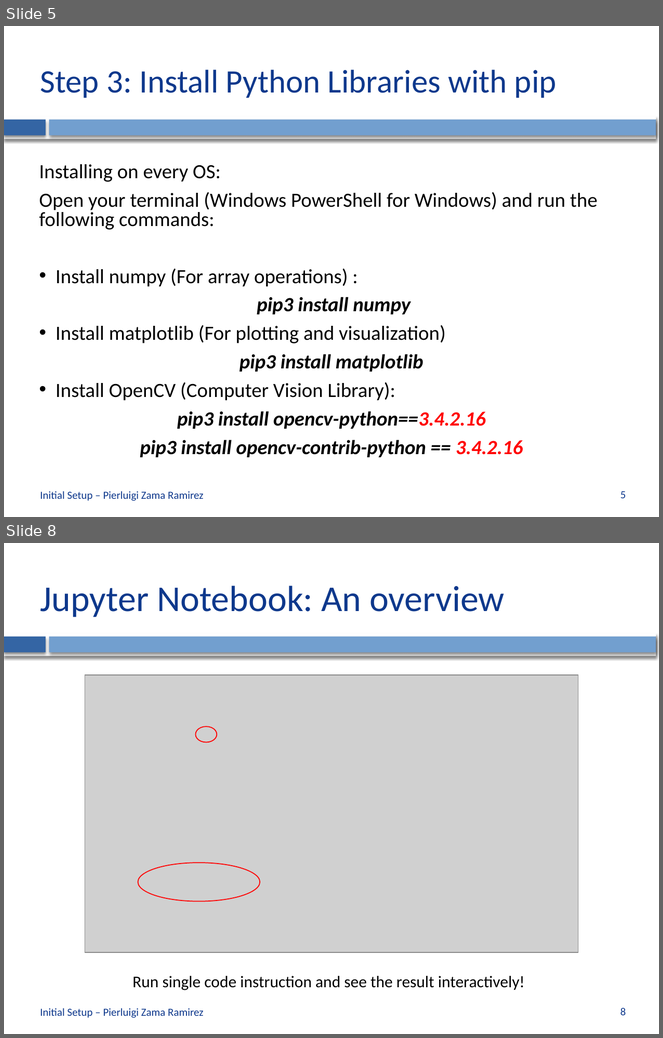
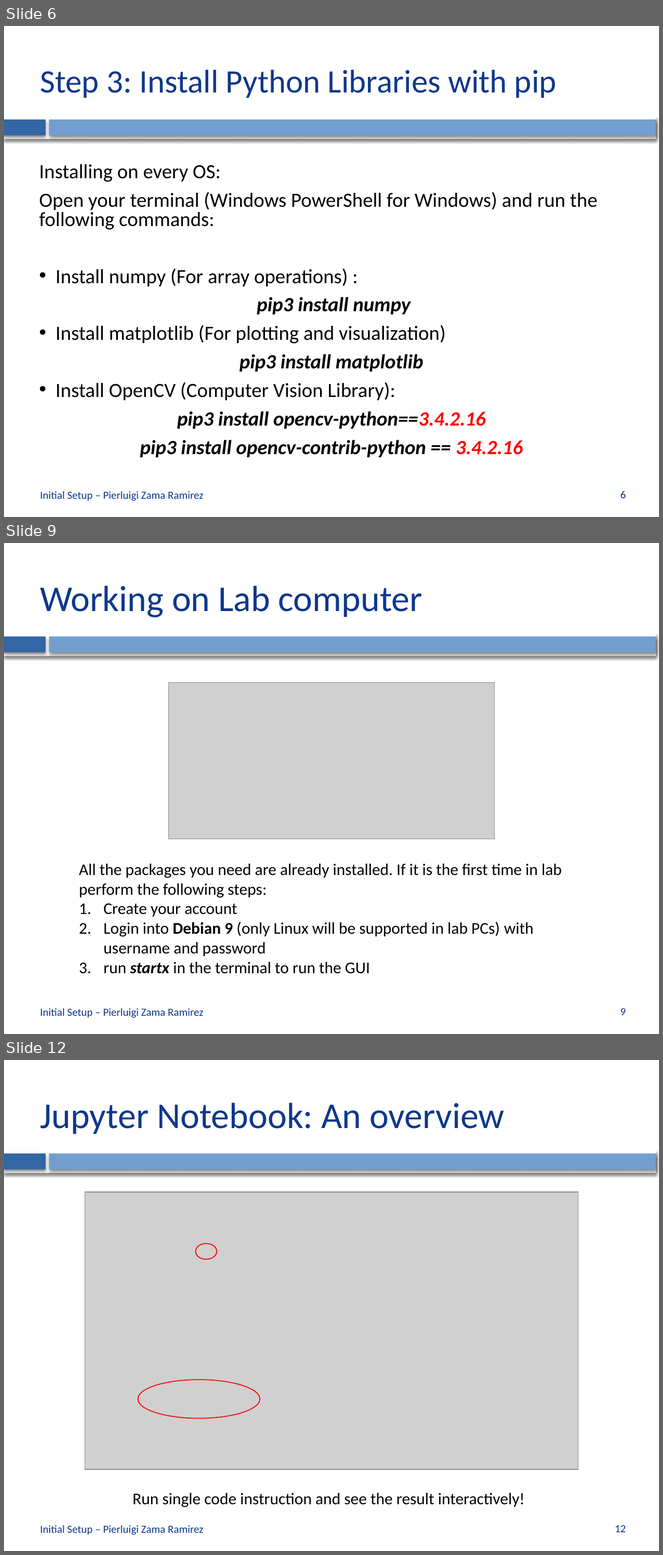
Before and after one commit to CVLAB-Unibo/ComputerVisionImageProcessing-LabSessions, a slide deck: LabSession0 - Initial Setup.pptx. Shown one above the other, each under a label of ours: slides 5 and 8 before the commit, slides 6, 9 and 12 after it; the slides between them are not shown. The pictures are 663x1038 and 663x1555 pixels, drawn with LibreOffice and Linux fonts; fonts in the diff are those of the drawing; grey boxes stand for pictures; background and template pictures are left out. Boxes give left, top, right and bottom in pixels: in the first picture for what was removed or moved away, otherwise in the second. Text is boxed around its words. In the diff, an @@ line names an element or a change of style, - is before the commit and + after.

```diff
--- a/LabSession0 - Initial Setup.pptx
+++ b/LabSession0 - Initial Setup.pptx
@@ slide 9 added at [4, 543, 659, 1034], background #FFFFFF; not listed: 3 template elements that a slide beside it also shows @@
@@ title added at [40, 586, 423, 617], 40 pt, text #0E388C @@
+Working on Lab computer
@@ picture added at [168, 682, 495, 839] @@
@@ text added at [79, 864, 562, 974], 18 pt, text #000000 @@
+All the packages you need are already installed. If it is the first time in lab perform the following steps:
+1. Create your account
+2. Login into Debian 9 (only Linux will be supported in lab PCs) with username and password
+3. run startx in the terminal to run the GUI
@@ text added at [40, 1008, 204, 1018], 12 pt, text #0E388C @@
+Initial Setup – Pierluigi Zama Ramirez
@@ page number added at [621, 1008, 626, 1016], 12 pt, text #0E388C @@
+9
@@ what was slide 5 is now slide 6 @@
@@ page number at [621, 491, 626, 499]: text changed @@
-5
+6
@@ what was slide 8 is now slide 12 @@
@@ page number at [615, 1525, 626, 1533]: text changed @@
-8
+12
```
Also in this commit, not shown: 2 slides changed, 3 other slides added, 1 other file.
